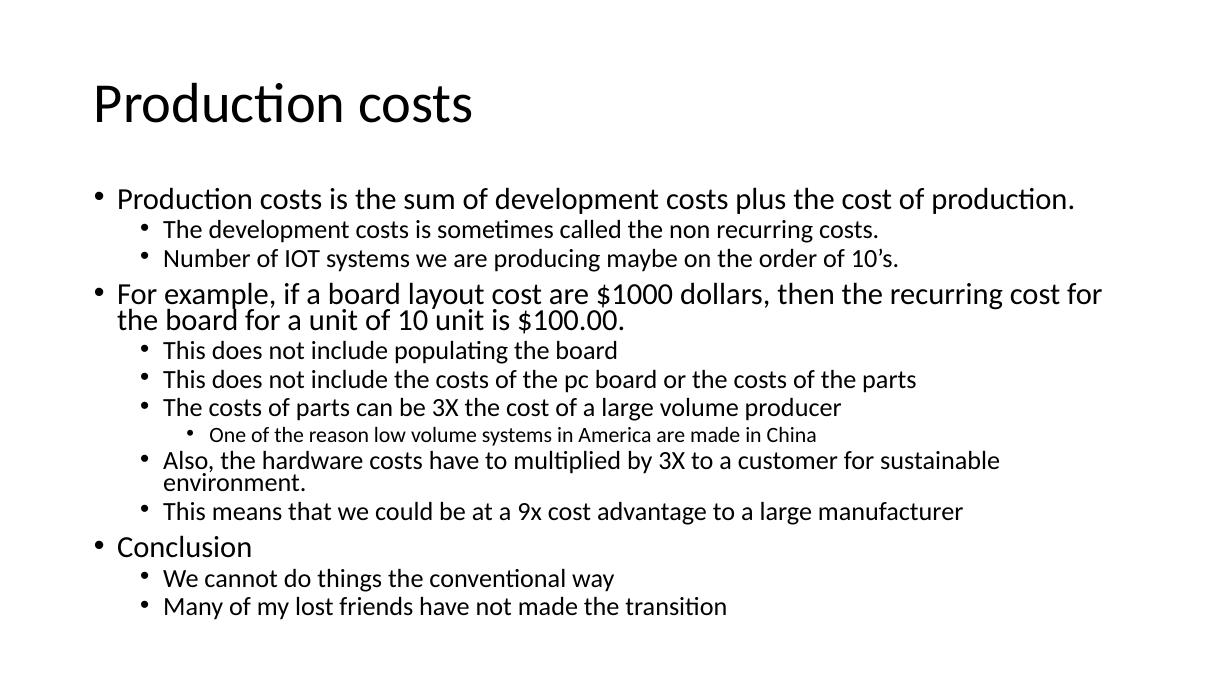
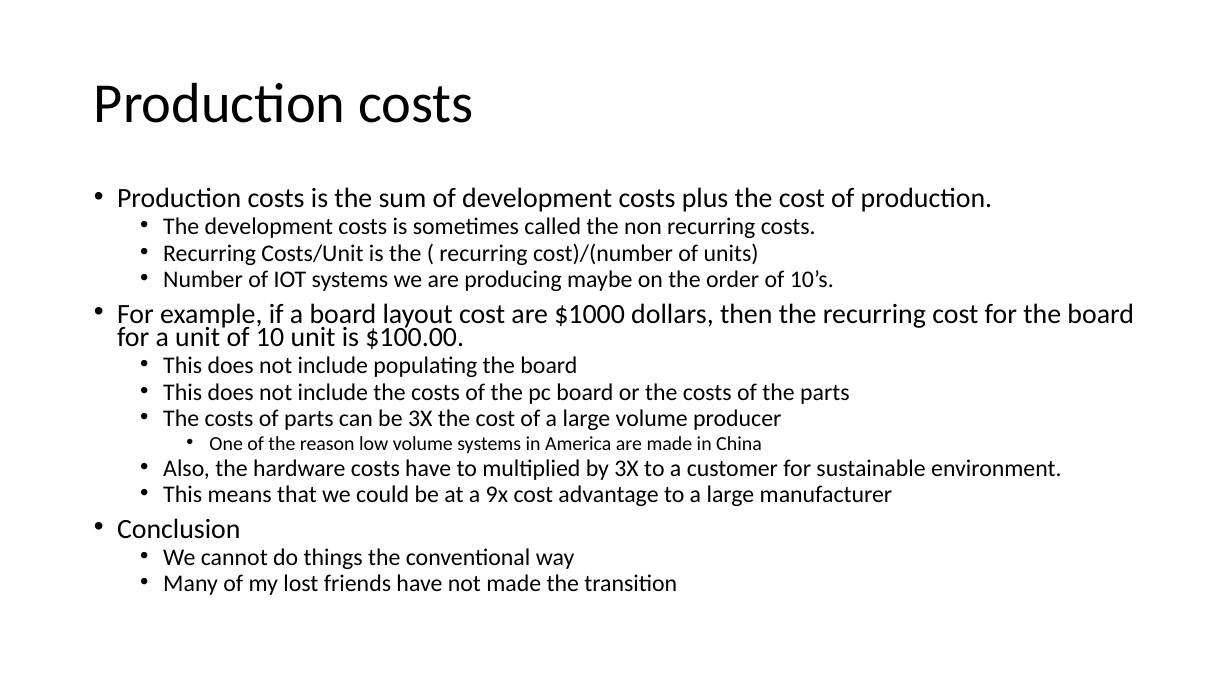
Before and after one commit to NanoDataCenter/nano_data_center, a slide deck: slide 2 of presentations/session_1/Embedded Track #1.pptx. Drawn at 1232x693 pixels with LibreOffice and Linux fonts; fonts in the diff are those of the drawing. Boxes give left, top, right and bottom in pixels: in the first picture for what was removed or moved away, otherwise in the second. Text is boxed around its words. In the diff, an @@ line names an element or a change of style, - is before the commit and + after.

```diff
--- a/presentations/session_1/Embedded Track #1.pptx
+++ b/presentations/session_1/Embedded Track #1.pptx
@@ text at [117, 187, 1134, 595]: size 23.8 to 21.7 pt in "Production costs is the sum of development ...", "For example, if a board layout cost ...", "Conclusion"; size 20.4 to 18.6 pt in "The development costs is sometimes called the ...", "Number of IOT systems we are producing ...", "This does not include populating the board", "This does not include the costs of ..." and 5 more places; size 17 to 15.5 pt in "One of the reason low volume systems ..." @@
@@ text at [163, 243, 759, 265]: paragraph added @@
+  • Recurring Costs/Unit is the ( recurring cost)/(number of units)
```
Also in this commit, not shown: 3 other slides changed, 13 slides added, 1 slide removed.
